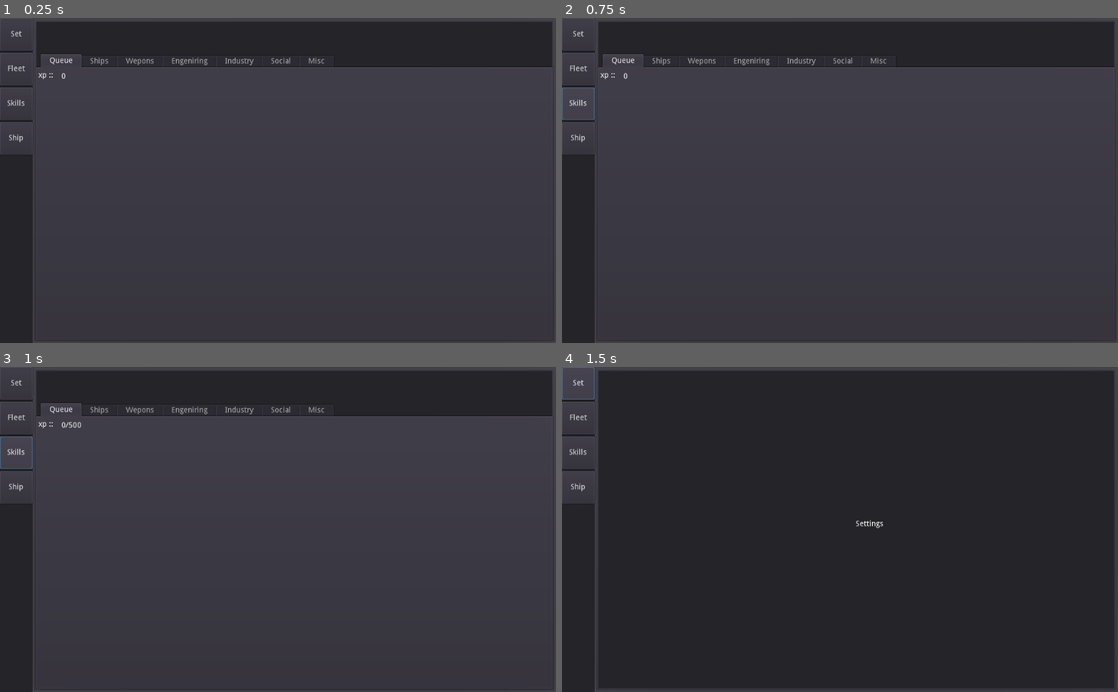
Above: before the commit, frames 1-4 (two rows, left to right).
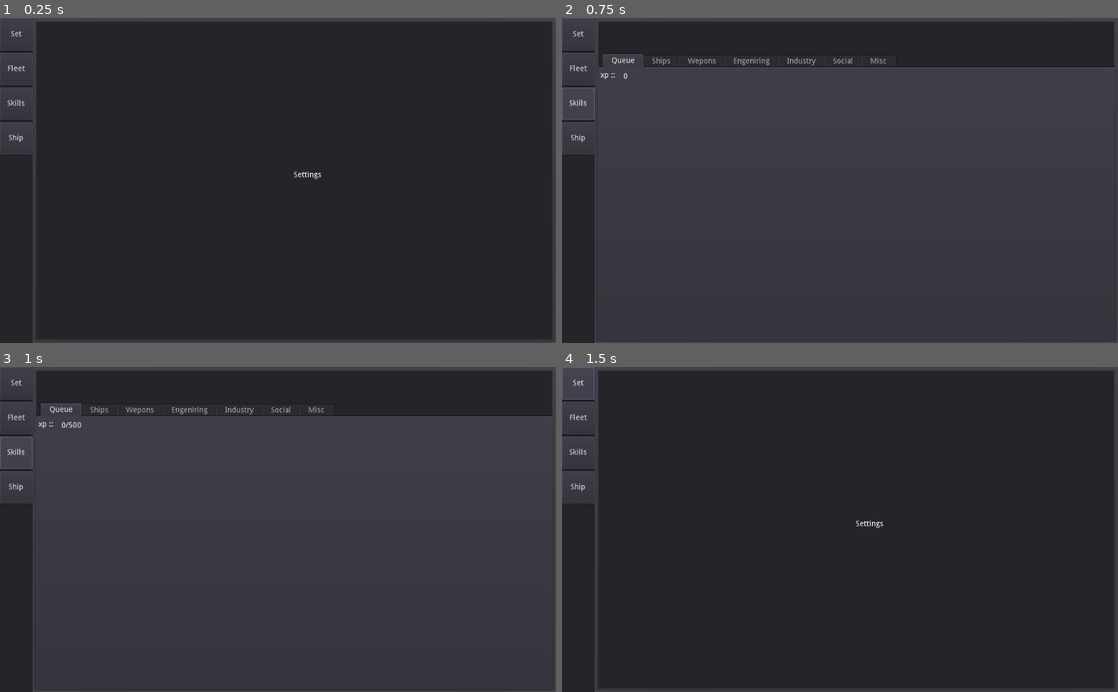
Above: after the commit, the same moments.

Repository: Drakosam/fleet
Game: Godot game, scene res://Main.tscn
Two runs of this game, one before a commit and one after it. Both use one fixed random seed, a clock stepped at 60 frames per second and the inputs below.
Inputs:
- Up to frame 1 (0.25 s): no input
- Up to frame 2 (0.75 s): click "Skills" at 0.5 s
- Up to frame 3 (1 s): no input
- Up to frame 4 (1.5 s): click "Set" at 1.25 s

The runs differ from the first frame. In frame 1, 49% of the frame differs, in the area x 6-100%, y 11-68%; in frame 2, nothing differs; in frame 3, nothing differs; in frame 4, nothing differs.

Commit message:
-refactor -start create skill selection

Diff:
--- /dev/null
+++ b/Components/SkillQueQue.tscn
@@ -0,0 +1,31 @@
+[gd_scene load_steps=2 format=2]
+
+[sub_resource type="GDScript" id=1]
+script/source = "extends Panel
+
+
+
+func _ready():
+	pass # Replace with function body.
+
+
+func set_name(text):
+	$Name.text = text
+"
+
+[node name="SkillQueQue" type="Panel"]
+anchor_right = 1.0
+rect_min_size = Vector2( 0, 60 )
+script = SubResource( 1 )
+
+[node name="Name" type="Label" parent="."]
+anchor_right = 1.0
+anchor_bottom = 0.5
+text = "#Skill Name"
+align = 1
+valign = 1
+
+[node name="ProgressBar" type="ProgressBar" parent="."]
+anchor_top = 0.5
+anchor_right = 1.0
+anchor_bottom = 1.0
--- a/ActorEntity.tscn
+++ b/Entitys/ActorEntity.tscn
@@ -1,6 +1,6 @@
 [gd_scene load_steps=3 format=2]
 
-[ext_resource path="res://SkillTree.tscn" type="PackedScene" id=1]
+[ext_resource path="res://Entitys/SkillTree.tscn" type="PackedScene" id=1]
 
 [sub_resource type="GDScript" id=1]
 script/source = "extends Node
--- a/GameSystem.tscn
+++ b/Entitys/GameSystem.tscn
@@ -3,7 +3,7 @@
 [sub_resource type="GDScript" id=1]
 script/source = "extends Node
 
-var AktorEntity = preload(\"res://ActorEntity.tscn\")
+var AktorEntity = preload(\"res://Entitys/ActorEntity.tscn\")
 var aktors_list = []
 
 func _ready():
--- a/SkillTree.tscn
+++ b/Entitys/SkillTree.tscn
@@ -3,7 +3,7 @@
 [sub_resource type="GDScript" id=1]
 script/source = "extends Node
 
-var SkillEntity = preload(\"res://SkillEntity.tscn\")
+var SkillEntity = preload(\"res://Entitys/SkillEntity.tscn\")
 
 func _ready():
 	pass
@@ -77,7 +77,7 @@
 
 	return skill_list
 
-func _create_skill( name, lvl, hard_lvl,groupe_name,req_skill):
+func _create_skill( name, lvl, hard_lvl, groupe_name, _req_skill):
 	var skill = SkillEntity.instance()
 	skill.name = name
 	skill.set_skill_exp(lvl,hard_lvl)
--- a/Main.tscn
+++ b/Main.tscn
@@ -1,10 +1,10 @@
 [gd_scene load_steps=7 format=2]
 
-[ext_resource path="res://SettingsView.tscn" type="PackedScene" id=1]
-[ext_resource path="res://SkillsView.tscn" type="PackedScene" id=2]
-[ext_resource path="res://FleetView.tscn" type="PackedScene" id=3]
-[ext_resource path="res://ShipView.tscn" type="PackedScene" id=4]
-[ext_resource path="res://GameSystem.tscn" type="PackedScene" id=5]
+[ext_resource path="res://Views/SettingsView.tscn" type="PackedScene" id=1]
+[ext_resource path="res://Views/SkillsView.tscn" type="PackedScene" id=2]
+[ext_resource path="res://Views/FleetView.tscn" type="PackedScene" id=3]
+[ext_resource path="res://Views/ShipView.tscn" type="PackedScene" id=4]
+[ext_resource path="res://Entitys/GameSystem.tscn" type="PackedScene" id=5]
 
 [sub_resource type="GDScript" id=1]
 script/source = "extends Node2D
@@ -95,6 +95,7 @@
 margin_left = 60.0
 
 [node name="Settings" parent="CanvasLayer/PanelContainer" instance=ExtResource( 1 )]
+visible = false
 anchor_right = 0.0
 anchor_bottom = 0.0
 margin_left = 7.0
@@ -103,6 +104,7 @@
 margin_bottom = 593.0
 
 [node name="Fleet" parent="CanvasLayer/PanelContainer" instance=ExtResource( 3 )]
+visible = false
 anchor_right = 0.0
 anchor_bottom = 0.0
 margin_left = 7.0
@@ -111,6 +113,7 @@
 margin_bottom = 593.0
 
 [node name="Shiip" parent="CanvasLayer/PanelContainer" instance=ExtResource( 4 )]
+visible = false
 anchor_right = 0.0
 anchor_bottom = 0.0
 margin_left = 7.0
@@ -119,6 +122,7 @@
 margin_bottom = 593.0
 
 [node name="Skills" parent="CanvasLayer/PanelContainer" instance=ExtResource( 2 )]
+visible = false
 anchor_right = 0.0
 anchor_bottom = 0.0
 margin_left = 7.0
--- a/SkillsView.tscn
+++ /dev/null
@@ -1,73 +0,0 @@
-[gd_scene load_steps=3 format=2]
-
-[ext_resource path="res://Queue_View.tscn" type="PackedScene" id=1]
-
-[sub_resource type="GDScript" id=1]
-script/source = "extends Panel
-
-
-func _ready():
-	pass # Replace with function body.
-
-
-func tick_up():
-	$Skill_tabs/Queue.tick_queue()
-
-func setup_actor(aktor_list):
-	$Skill_tabs/Queue.setup_actor(aktor_list)
-"
-
-[node name="Skills" type="Panel"]
-anchor_right = 1.0
-anchor_bottom = 1.0
-script = SubResource( 1 )
-
-[node name="Select_Person" type="Panel" parent="."]
-anchor_right = 1.0
-margin_bottom = 60.0
-
-[node name="Skill_tabs" type="TabContainer" parent="."]
-anchor_right = 1.0
-anchor_bottom = 1.0
-margin_top = 60.0
-tab_align = 0
-
-[node name="Queue" parent="Skill_tabs" instance=ExtResource( 1 )]
-margin_left = 4.0
-margin_top = 32.0
-margin_right = -4.0
-margin_bottom = -4.0
-
-[node name="Ships" type="Tabs" parent="Skill_tabs"]
-visible = false
-anchor_right = 1.0
-anchor_bottom = 1.0
-margin_left = 4.0
-margin_top = 32.0
-margin_right = -4.0
-margin_bottom = -4.0
-
-[node name="Wepons" type="Tabs" parent="Skill_tabs"]
-visible = false
-margin_right = 40.0
-margin_bottom = 24.0
-
-[node name="Engeniring" type="Tabs" parent="Skill_tabs"]
-visible = false
-margin_right = 40.0
-margin_bottom = 24.0
-
-[node name="Industry" type="Tabs" parent="Skill_tabs"]
-visible = false
-margin_right = 40.0
-margin_bottom = 24.0
-
-[node name="Social" type="Tabs" parent="Skill_tabs"]
-visible = false
-margin_right = 40.0
-margin_bottom = 24.0
-
-[node name="Misc" type="Tabs" parent="Skill_tabs"]
-visible = false
-margin_right = 40.0
-margin_bottom = 24.0
--- a/Queue_View.tscn
+++ b/Views/Queue_View.tscn
@@ -3,19 +3,19 @@
 [sub_resource type="GDScript" id=1]
 script/source = "extends Tabs
 
-var actor_list = []
+var actor = null
 
 func _ready():
 	pass # Replace with function body.
 
 
 func tick_queue():
-	if len(actor_list):
-		$xp.text = str(actor_list[0].get_progress())
+	if actor:
+		$xp.text = str(actor.get_progress())
 
 
-func setup_actor(_aktor_list):
-	actor_list=_aktor_list
+func setup_actor(actor_in):
+	actor=actor_in
 
 "
 
--- /dev/null
+++ b/Views/SkillTabView.tscn
@@ -0,0 +1,30 @@
+[gd_scene load_steps=2 format=2]
+
+[sub_resource type="GDScript" id=1]
+script/source = "extends Tabs
+
+var skills = []
+
+var show_actor = null
+var show_grupe = \"test\"
+
+func _ready():
+	pass # Replace with function body.
+
+
+func set_actor(actor):
+	show_actor = actor
+
+
+func set_grupe_to_show(grupe):
+	show_grupe = grupe
+"
+
+[node name="SkillTabView" type="Tabs"]
+anchor_right = 1.0
+anchor_bottom = 1.0
+script = SubResource( 1 )
+
+[node name="VBoxContainer" type="VBoxContainer" parent="."]
+anchor_right = 0.5
+anchor_bottom = 1.0
--- /dev/null
+++ b/Views/SkillsView.tscn
@@ -0,0 +1,70 @@
+[gd_scene load_steps=4 format=2]
+
+[ext_resource path="res://Views/Queue_View.tscn" type="PackedScene" id=1]
+[ext_resource path="res://Views/SkillTabView.tscn" type="PackedScene" id=2]
+
+[sub_resource type="GDScript" id=1]
+script/source = "extends Panel
+
+
+func _ready():
+	pass # Replace with function body.
+
+
+func tick_up():
+	$Skill_tabs/Queue.tick_queue()
+
+func setup_actor(aktor_list):
+	var actor = aktor_list[0]
+	$Skill_tabs/Queue.setup_actor(actor)
+	$Skill_tabs/Engeniring.set_actor(actor)
+	$Skill_tabs/Ships .set_actor(actor)
+	$Skill_tabs/Wepons.set_actor(actor)
+	$Skill_tabs/Industry.set_actor(actor)
+	$Skill_tabs/Social.set_actor(actor)
+	$Skill_tabs/Misc.set_actor(actor)
+
+"
+
+[node name="Skills" type="Panel"]
+anchor_right = 1.0
+anchor_bottom = 1.0
+script = SubResource( 1 )
+
+[node name="Select_Person" type="Panel" parent="."]
+anchor_right = 1.0
+margin_bottom = 60.0
+
+[node name="Skill_tabs" type="TabContainer" parent="."]
+anchor_right = 1.0
+anchor_bottom = 1.0
+margin_top = 60.0
+tab_align = 0
+
+[node name="Queue" parent="Skill_tabs" instance=ExtResource( 1 )]
+margin_left = 4.0
+margin_top = 32.0
+margin_right = -4.0
+margin_bottom = -4.0
+
+[node name="Ships" parent="Skill_tabs" instance=ExtResource( 2 )]
+visible = false
+margin_left = 4.0
+margin_top = 32.0
+margin_right = -4.0
+margin_bottom = -4.0
+
+[node name="Wepons" parent="Skill_tabs" instance=ExtResource( 2 )]
+visible = false
+
+[node name="Engeniring" parent="Skill_tabs" instance=ExtResource( 2 )]
+visible = false
+
+[node name="Industry" parent="Skill_tabs" instance=ExtResource( 2 )]
+visible = false
+
+[node name="Social" parent="Skill_tabs" instance=ExtResource( 2 )]
+visible = false
+
+[node name="Misc" parent="Skill_tabs" instance=ExtResource( 2 )]
+visible = false
Renamed: SkillEntity.tscn -> Entitys/SkillEntity.tscn
Renamed: FleetView.tscn -> Views/FleetView.tscn
Renamed: SettingsView.tscn -> Views/SettingsView.tscn
Renamed: ShipView.tscn -> Views/ShipView.tscn
